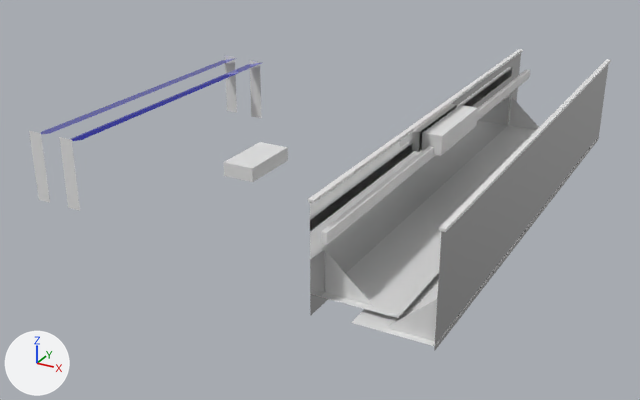
Two versions of the glTF model untitled.gltf, one commit apart.
Camera for both pictures: a camera (50 mm lens) standing at (5.1, -16.05, 7.41) and looking at (-3.47, -0.47, -0.39). The lights are fixed; the arrows at lower left show +X, +Y and +Z. Where no turn or scale is listed for an object, it has been applied to the vertices.
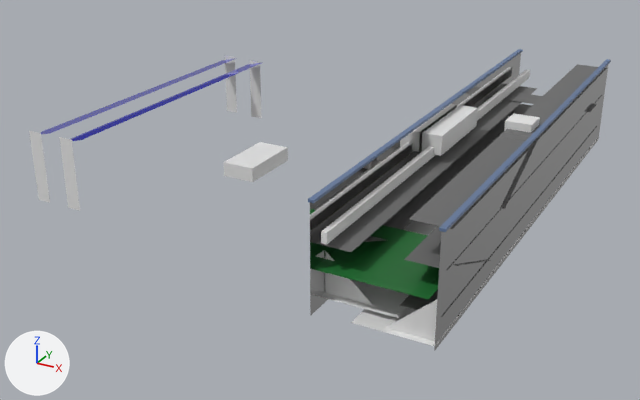
The change, as a diff of the scene's bpy script:
```diff
--- a/untitled.gltf.py
+++ b/untitled.gltf.py
@@ me_cube_004 @@
 me_cube_004.from_pydata(...)  # 8 vertices, 12 faces; spans x -0.05..0.05, y -5.3..5.3, z -0.03..0.03
+me_cube_004.materials.append(mat_material_005)  # blue #63799e
@@ me_cube_005 @@
 me_cube_005.from_pydata(...)  # 8 vertices, 12 faces; spans x -0.05..0.05, y -5.3..5.3, z -0.03..0.03
+me_cube_005.materials.append(mat_material_005)  # blue #63799e
@@ me_plane_024 @@
+me_plane_024.from_pydata([(1.14, -0.35, 0.0), (1.14, 0.35, 0.0), (-1.14, -0.35, 0.0), (-1.14, 0.35, 0.0)], [], [(0, 1, 3), (0, 3, 2)])
+me_plane_024.materials.append(mat_material_004)  # dark grey #6b6b6b
@@ me_plane_023 @@
+me_plane_023.from_pydata([(-0.492, 0.349, -0.199), (-0.492, -0.349, -0.199), (0.492, 0.349, 0.199), (0.492, -0.349, 0.199)], [], [(0, 1, 3), (0, 3, 2)])
+me_plane_023.materials.append(mat_material_004)  # dark grey #6b6b6b
@@ me_plane_022 @@
+me_plane_022.from_pydata([(0.35, 0.89, -0.36), (-0.35, 0.89, -0.36), (0.35, -0.89, 0.36), (-0.35, -0.89, 0.36)], [], [(0, 1, 3), (0, 3, 2)])
+me_plane_022.materials.append(mat_material_004)  # dark grey #6b6b6b
@@ me_plane_020 @@
+me_plane_020.from_pydata([(-0.35, -0.89, -0.36), (0.35, -0.89, -0.36), (-0.35, 0.89, 0.36), (0.35, 0.89, 0.36)], [], [(0, 1, 3), (0, 3, 2)])
+me_plane_020.materials.append(mat_material_004)  # dark grey #6b6b6b
@@ me_plane_019 @@
+me_plane_019.from_pydata([(-1.0, -1.0, 0.0), (1.0, -1.0, 0.0), (-1.0, 1.0, 0.0), (1.0, 1.0, 0.0)], [], [(0, 1, 3), (0, 3, 2)])
+me_plane_019.materials.append(mat_material_006)  # dark green #1e6e31
@@ me_plane_018 @@
+me_plane_018.from_pydata([(-0.35, -5.01, 0.0), (0.35, -5.01, 0.0), (-0.35, 5.01, 0.0), (0.35, 5.01, 0.0)], [], [(0, 1, 3), (0, 3, 2)])
+me_plane_018.materials.append(mat_material_004)  # dark grey #6b6b6b
@@ ob_plane_024 @@
+ob_plane_024 = bpy.data.objects.new('Plane.024', me_plane_024)
+ob_plane_024.location = (0.09, 3.9, 1.21)
@@ ob_plane_023 @@
+ob_plane_023 = bpy.data.objects.new('Plane.023', me_plane_023)
+ob_plane_023.location = (0.06, -0.44, 0.96)
@@ ob_plane_022 @@
+ob_plane_022 = bpy.data.objects.new('Plane.022', me_plane_022)
+ob_plane_022.location = (-0.69, -3.82, 0.82)
@@ ob_plane_020 @@
+ob_plane_020 = bpy.data.objects.new('Plane.020', me_plane_020)
+ob_plane_020.location = (0.85, -1.54, 1.54)
@@ ob_plane_019 @@
+ob_plane_019 = bpy.data.objects.new('Plane.019', me_plane_019)
+ob_plane_019.location = (0.0, -4.26, 0.8)
@@ ob_plane_018 @@
+ob_plane_018 = bpy.data.objects.new('Plane.018', me_plane_018)
+ob_plane_018.location = (0.84, 0.08, 1.85)
@@ ob_plane_017 @@
+ob_plane_017 = bpy.data.objects.new('Plane.017', me_plane_018.copy())
+ob_plane_017.location = (0.83, -0.11, 0.47)
@@ ob_plane_016 @@
+ob_plane_016 = bpy.data.objects.new('Plane.016', me_plane_018.copy())
+ob_plane_016.location = (-0.7, -0.13, 1.19)
@@ ob_plane_015 @@
+ob_plane_015 = bpy.data.objects.new('Plane.015', me_plane_018.copy())
+ob_plane_015.location = (-0.68, -0.19, 0.76)
@@ ob_plane_014 @@
+ob_plane_014 = bpy.data.objects.new('Plane.014', me_plane_018.copy())
+ob_plane_014.location = (0.82, 0.0, 1.21)
@@ ob_cube_005 @@
+ob_cube_005 = bpy.data.objects.new('Cube.005', me_cube_006)  # a box spanning x -0.26..0.26, y -0.26..0.26, z -0.9..0.9
+ob_cube_005.location = (0.69, 0.0, 1.11)
```

Changed parts and their boxes [x1, y1, x2, y2] in the pictures (640 x 400 px):
'Plane.019', added (green)
    after: [313, 225, 439, 299]
'Plane.018', added
    after: [409, 64, 607, 229]
'Plane.016', added
    after: [316, 86, 538, 252]
'Plane.015', added
    after: [383, 104, 532, 230]
'Cube.004', recoloured (white to blue)
    both: [439, 59, 611, 232]
'Cube.003', recoloured (white to blue)
    both: [308, 49, 523, 203]
'Plane.014', added
    after: [404, 95, 602, 270]
'Cube.005', added
    after: [504, 113, 540, 132]
'Plane.017', added
    after: [399, 126, 597, 317]
'Plane.020', added
    after: [500, 133, 539, 209]
'Plane.024', added
    after: [504, 92, 597, 112]
'Plane.022', added
    after: [363, 236, 386, 242]
'Plane.001', unchanged, covered by the edit
    before: [320, 126, 536, 318]
    after: [320, 220, 437, 318]
